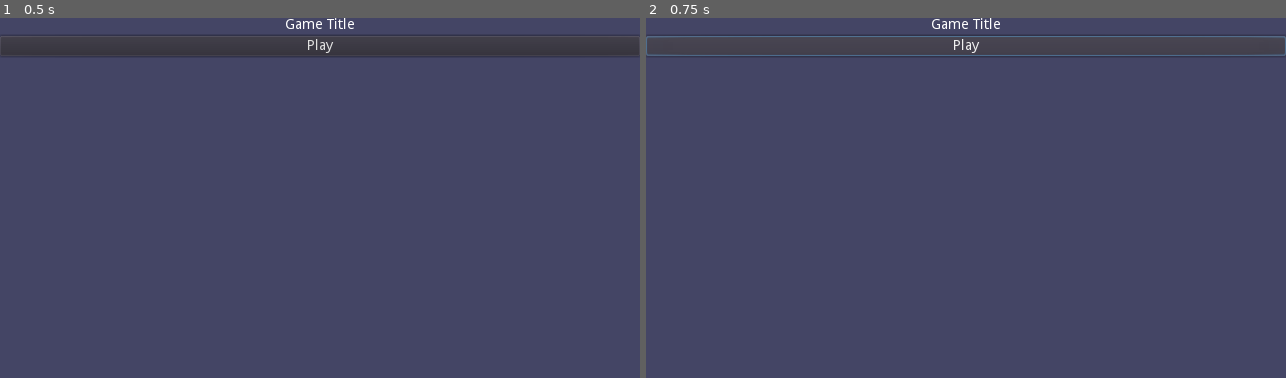
Above: before the commit, frames 1-2 (left to right).
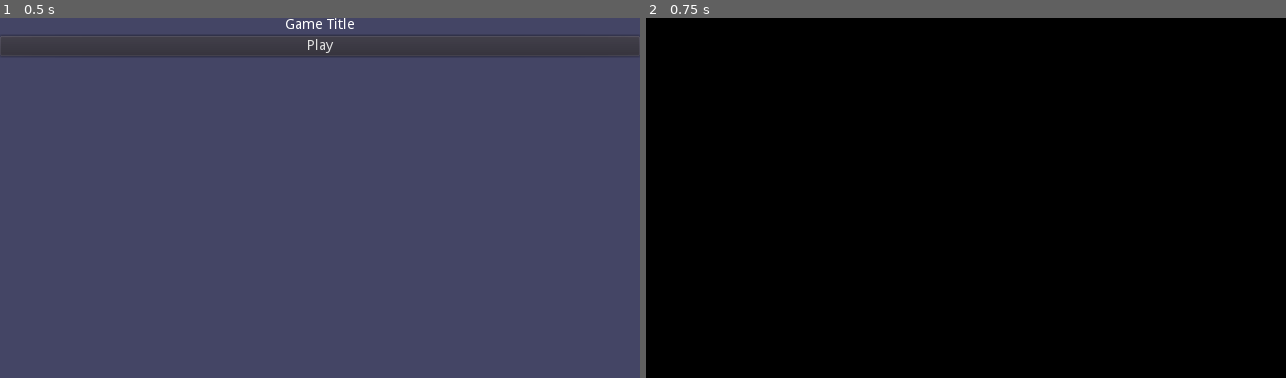
Above: after the commit, the same moments.

Repository: dkopec/pirate-software-game-jam-14
Game: Godot game, scene res://main.tscn
Two runs of this game, one before a commit and one after it. Both use one fixed random seed, a clock stepped at 60 frames per second and the inputs below.
Inputs:
- Up to frame 1 (0.5 s): no input
- Up to frame 2 (0.75 s): click "Play" at 0.5 s

Frame 1 is identical in both runs. In frame 2, 100% of the frame differs, in the area x 0-100%, y 0-100%.

Commit message:
feat: play game functionality

Diff:
--- /dev/null
+++ b/src/level.tscn
@@ -0,0 +1,8 @@
+[gd_scene format=2]
+
+[node name="Node2D" type="Node2D"]
+
+[node name="Background" type="ColorRect" parent="."]
+margin_right = 640.0
+margin_bottom = 360.0
+color = Color( 0, 0, 0, 1 )
--- /dev/null
+++ b/src/main.gd
@@ -0,0 +1,11 @@
+extends Node2D
+
+var level = load("res://level.tscn")
+
+func _ready():
+	print(str("Game Ready"))
+
+func _on_PlayButton_pressed():
+	print(str("Play Button pressed."))
+	var new_game = level.instance()
+	add_child(new_game)
--- a/src/main.tscn
+++ b/src/main.tscn
@@ -1,6 +1,9 @@
-[gd_scene format=2]
+[gd_scene load_steps=2 format=2]
+
+[ext_resource path="res://main.gd" type="Script" id=1]
 
 [node name="Node2D" type="Node2D"]
+script = ExtResource( 1 )
 
 [node name="ColorRect" type="ColorRect" parent="."]
 margin_right = 640.0
@@ -18,8 +21,10 @@
 align = 1
 valign = 1
 
-[node name="Button" type="Button" parent="VBoxContainer"]
+[node name="PlayButton" type="Button" parent="VBoxContainer"]
 margin_top = 18.0
 margin_right = 640.0
 margin_bottom = 38.0
 text = "Play"
+
+[connection signal="pressed" from="VBoxContainer/PlayButton" to="." method="_on_PlayButton_pressed"]
